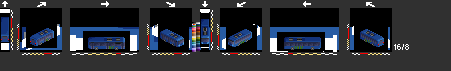
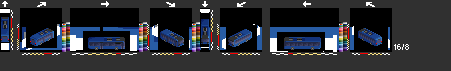
Before/after of a 451 x 71 layered artwork. What changed in the layer stack:
painted on "Palette" over [62, 22, 347, 52]
removed layer "Västtrafik lights" over [178, 42, 234, 46]
removed layer "Västtrafik" over [46, 38, 371, 49]
removed layer "7900E" over [1, 17, 384, 52]
added layer "Window extension" above "Black lights" over [2, 17, 366, 42]
added layer "Black lights" above "JLT leaves" over [178, 42, 234, 46]
added layer "7900E (2-2-0)" above "7900E (2-2-2)" over [1, 17, 384, 52]
